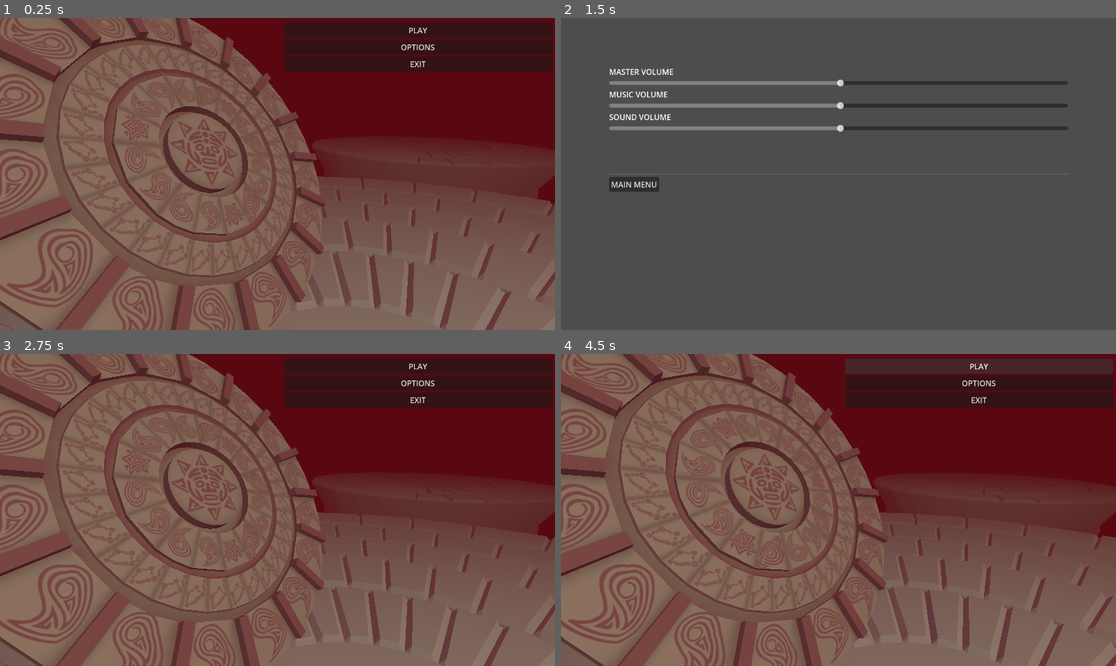
Above: before the commit, frames 1-4 (two rows, left to right).
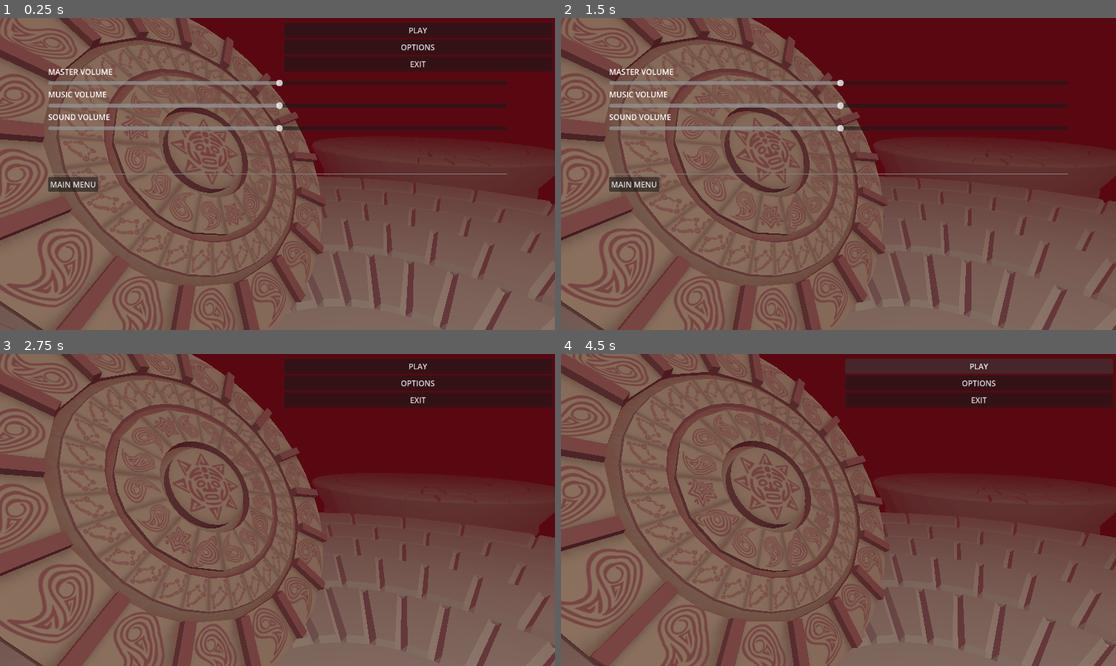
Above: after the commit, the same moments.

Repository: Wendfrey/minijam_210_astral
Game: Godot game, scene res://Scenes/MainMenu.tscn
Same seed, same stepped clock (60 frames per second), same inputs: the game is played once before the commit and once after it.
Inputs (mouse positions are in pixels of both pictures, inside the frame that each line leads up to):
- Up to frame 1 (0.25 s): no input
- Up to frame 2 (1.5 s): click (633, 183) at 0.5 s, where only the run after the commit has a clickable "MAIN MENU"; click "OPTIONS" at 1.25 s
- Up to frame 3 (2.75 s): click "MAIN MENU" at 2 s
- Up to frame 4 (4.5 s): click "PLAY" at 2.75 s; click "PLAY" at 3.5 s; click "PLAY" at 4.25 s

The runs differ from the first frame. In frame 1, 3.9% of the frame differs, in the area x 8-92%, y 16-56%; in frame 2, 97%, in the area x 0-100%, y 0-100%; in frame 3, 8.2%; in frame 4, 19%.

Commit message:
main menu pause is transparent now

Diff:
--- a/minijam-210-astral/Scenes/MainMenu.tscn
+++ b/minijam-210-astral/Scenes/MainMenu.tscn
@@ -2,6 +2,7 @@
 
 [ext_resource type="Script" uid="uid://d4jxulb5t1log" path="res://Scenes/main_menu.gd" id="1_tt5f1"]
 [ext_resource type="PackedScene" uid="uid://5lloi2eib8ye" path="res://assets/models/calendar.fbx" id="2_8saeu"]
+[ext_resource type="PackedScene" uid="uid://d2qcytqjqpvj7" path="res://Scenes/OptionsScreen.tscn" id="2_ghw46"]
 [ext_resource type="Texture2D" uid="uid://k2ee2f2wisrt" path="res://assets/img/texture2.png" id="3_ghw46"]
 
 [sub_resource type="Environment" id="Environment_8saeu"]
@@ -279,6 +280,9 @@
 grow_horizontal = 2
 grow_vertical = 2
 script = ExtResource("1_tt5f1")
+
+[node name="OptionsScreen" parent="." unique_id=1146029527 instance=ExtResource("2_ghw46")]
+layout_mode = 1
 
 [node name="VBoxContainer" type="VBoxContainer" parent="." unique_id=2102872340]
 layout_mode = 1
@@ -309,33 +313,33 @@
 [node name="calendar" parent="WorldEnvironment" unique_id=273958900 instance=ExtResource("2_8saeu")]
 transform = Transform3D(1, 0, 0, 0, 1, 0, 0, 0, 1, 0.5009898, -0.9477291, 1.1428964)
 
-[node name="Light" parent="WorldEnvironment/calendar" index="0" unique_id=1297334234]
+[node name="Light" parent="WorldEnvironment/calendar" index="0" unique_id=1116029164]
 light_color = Color(0.9869177, 0.9162137, 0.78111845, 1)
 light_energy = 3.0
 
-[node name="Camera" parent="WorldEnvironment/calendar" index="1" unique_id=494145402]
+[node name="Camera" parent="WorldEnvironment/calendar" index="1" unique_id=688782246]
 transform = Transform3D(-0.6124865, -0.17073025, 0.77182347, 2.0787115e-06, 0.97639686, 0.21598428, -0.79048103, 0.13228907, -0.59802955, 1.4803379, 3.3209963, -0.1957016)
 
-[node name="Floor" parent="WorldEnvironment/calendar" index="2" unique_id=882239910]
+[node name="Floor" parent="WorldEnvironment/calendar" index="2" unique_id=1007551500]
 transform = Transform3D(100, 0, 0, 0, -4.3711384e-06, 99.99999, 0, -99.99999, -4.3711384e-06, 0, 0, 0)
 
-[node name="Platform" parent="WorldEnvironment/calendar" index="3" unique_id=826629921]
+[node name="Platform" parent="WorldEnvironment/calendar" index="3" unique_id=1516308912]
 transform = Transform3D(100, 0, 0, 0, -4.3711384e-06, 99.99999, 0, -99.99999, -4.3711384e-06, -15.646902, 0.5645113, 3.0428314)
 
-[node name="Light_001" parent="WorldEnvironment/calendar" index="4" unique_id=1771912988]
+[node name="Light_001" parent="WorldEnvironment/calendar" index="4" unique_id=57999321]
 light_color = Color(0.58800024, 0, 0.1181423, 1)
 light_energy = 6.0
 
-[node name="Light_002" parent="WorldEnvironment/calendar" index="5" unique_id=211078288]
+[node name="Light_002" parent="WorldEnvironment/calendar" index="5" unique_id=562903627]
 light_energy = 2.0
 
-[node name="Piece_01" parent="WorldEnvironment/calendar/Calendar" parent_id_path=PackedInt32Array(273958900, 2043988676) index="0" unique_id=1842840968]
+[node name="Piece_01" parent="WorldEnvironment/calendar/Calendar" parent_id_path=PackedInt32Array(273958900, 1165612925) index="0" unique_id=1199424572]
 surface_material_override/0 = SubResource("StandardMaterial3D_df05h")
 
-[node name="Piece_02" parent="WorldEnvironment/calendar/Calendar" parent_id_path=PackedInt32Array(273958900, 2043988676) index="1" unique_id=1156726127]
+[node name="Piece_02" parent="WorldEnvironment/calendar/Calendar" parent_id_path=PackedInt32Array(273958900, 1165612925) index="1" unique_id=863100213]
 surface_material_override/0 = SubResource("StandardMaterial3D_8saeu")
 
-[node name="Piece_03" parent="WorldEnvironment/calendar/Calendar" parent_id_path=PackedInt32Array(273958900, 2043988676) index="2" unique_id=847261203]
+[node name="Piece_03" parent="WorldEnvironment/calendar/Calendar" parent_id_path=PackedInt32Array(273958900, 1165612925) index="2" unique_id=1412298809]
 surface_material_override/0 = SubResource("StandardMaterial3D_ghw46")
 
 [node name="AnimationPlayer" type="AnimationPlayer" parent="WorldEnvironment/calendar/Calendar/Piece_03" index="0" unique_id=435945517]
@@ -343,14 +347,14 @@
 libraries/ = SubResource("AnimationLibrary_xim88")
 autoplay = &"ticking"
 
-[node name="Piece_04" parent="WorldEnvironment/calendar/Calendar" parent_id_path=PackedInt32Array(273958900, 2043988676) index="3" unique_id=917689655]
+[node name="Piece_04" parent="WorldEnvironment/calendar/Calendar" parent_id_path=PackedInt32Array(273958900, 1165612925) index="3" unique_id=230821601]
 surface_material_override/0 = SubResource("StandardMaterial3D_8um5k")
 
 [node name="AnimationPlayer" type="AnimationPlayer" parent="WorldEnvironment/calendar/Calendar/Piece_04" index="0" unique_id=607876093]
 libraries/ = SubResource("AnimationLibrary_if7li")
 autoplay = &"ticking"
 
-[node name="AnimationPlayer" type="AnimationPlayer" parent="WorldEnvironment/calendar/Calendar" parent_id_path=PackedInt32Array(273958900, 2043988676) index="4" unique_id=402332250]
+[node name="AnimationPlayer" type="AnimationPlayer" parent="WorldEnvironment/calendar/Calendar" parent_id_path=PackedInt32Array(273958900, 1165612925) index="4" unique_id=402332250]
 libraries/ = SubResource("AnimationLibrary_loo7a")
 autoplay = &"ticking"
 
@@ -358,6 +362,7 @@
 libraries/ = SubResource("AnimationLibrary_df05h")
 autoplay = &"menu_iddle"
 
+[connection signal="close" from="OptionsScreen" to="." method="_on_options_screen_close"]
 [connection signal="pressed" from="VBoxContainer/BTN_Options" to="." method="_on_btn_options_pressed"]
 [connection signal="pressed" from="VBoxContainer/BTN_Exit" to="." method="_on_btn_exit_pressed"]
 
--- a/minijam-210-astral/Scenes/main_menu.gd
+++ b/minijam-210-astral/Scenes/main_menu.gd
@@ -1,9 +1,16 @@
 extends Control
 
+@onready var options_screen: Control = $OptionsScreen
+@onready var v_box_container: VBoxContainer = $VBoxContainer
 
 func _on_btn_exit_pressed() -> void:
 	get_tree().quit()
 
 
 func _on_btn_options_pressed() -> void:
-	get_tree().change_scene_to_file("res://Scenes/OptionsScreen.tscn")
+	options_screen.show()
+	v_box_container.hide()
+
+func _on_options_screen_close() -> void:
+	options_screen.hide()
+	v_box_container.show()
--- a/minijam-210-astral/Scenes/options_screen.gd
+++ b/minijam-210-astral/Scenes/options_screen.gd
@@ -1,6 +1,7 @@
 extends Control
 
+signal close
 
 func _on_btn_main_menu_pressed() -> void:
 	get_tree().paused = false
-	get_tree().change_scene_to_file("res://Scenes/MainMenu.tscn")
+	close.emit()
